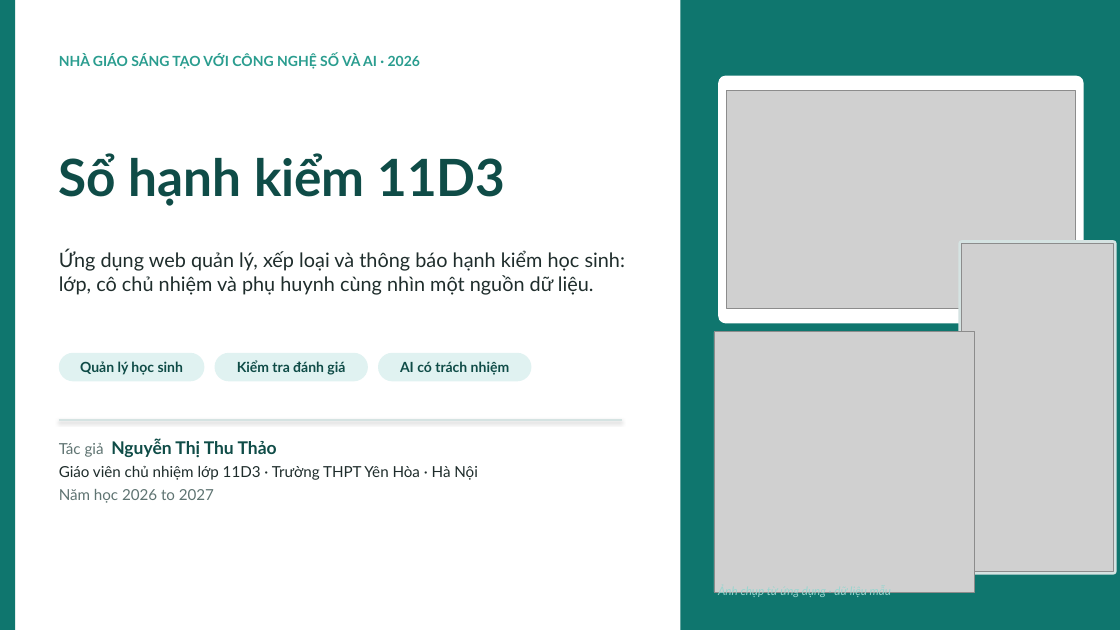
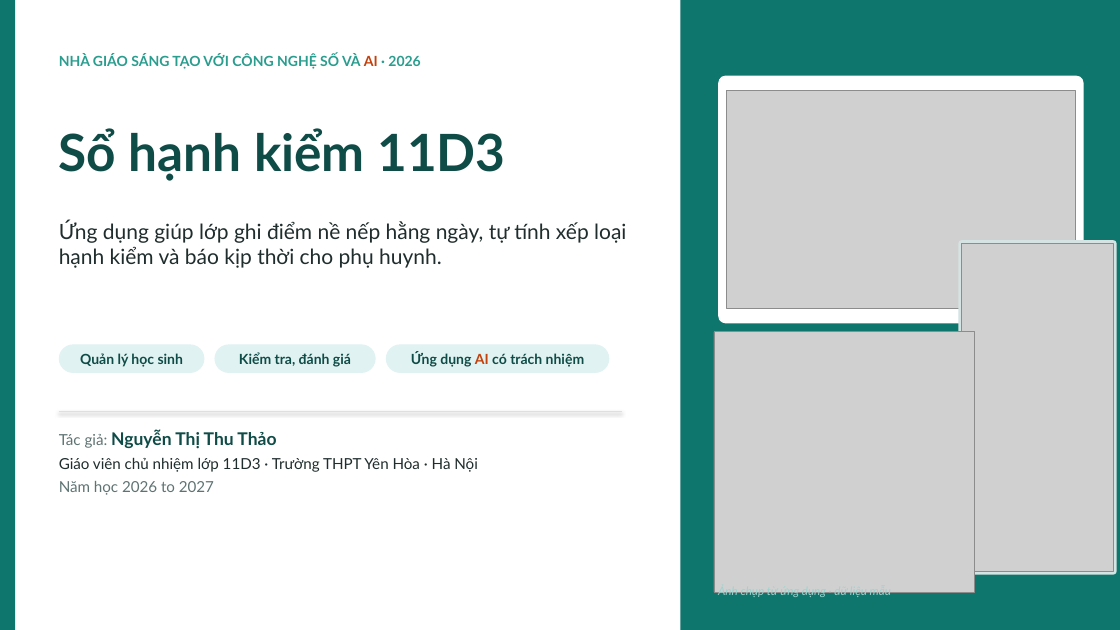
Before and after one commit to THPTYenHoa/Theo-doi-hanh-kiem-11D3-nam-hoc-2026-2027, a slide deck: slide 1 of docs/20261009_BaiDuThi_So_hanh_kiem_11D3.pptx. Drawn at 1120x630 pixels with LibreOffice and Linux fonts; fonts in the diff are those of the drawing; grey boxes stand for pictures. Boxes give left, top, right and bottom in pixels: in the first picture for what was removed or moved away, otherwise in the second. Text is boxed around its words. In the diff, an @@ line names an element or a change of style, - is before the commit and + after.

```diff
--- a/docs/20261009_BaiDuThi_So_hanh_kiem_11D3.pptx
+++ b/docs/20261009_BaiDuThi_So_hanh_kiem_11D3.pptx
@@ text "NHÀ GIÁO SÁNG TẠO VỚI ..." at (x1=59, y1=53, x2=420, y2=69): text colour #2A9D8F to #C2410C in "AI" @@
@@ text "Sổ hạnh kiểm 11D3" moved from (x1=59, y1=153, x2=505, y2=206) to (x1=59, y1=128, x2=505, y2=181) @@
@@ text at (x1=59, y1=221, x2=626, y2=268): text changed; size 17 to 18 pt @@
-Ứng dụng web quản lý, xếp loại và thông báo hạnh kiểm học sinh: lớp, cô chủ nhiệm và phụ huynh cùng nhìn một nguồn dữ liệu.
+Ứng dụng giúp lớp ghi điểm nề nếp hằng ngày, tự tính xếp loại hạnh kiểm và báo kịp thời cho phụ huynh.
@@ rounded rectangle resized from (x1=214, y1=353, x2=368, y2=381) to (x1=214, y1=344, x2=376, y2=373) @@
@@ text at (x1=239, y1=352, x2=351, y2=367): text changed @@
-Kiểm tra đánh giá
+Kiểm tra, đánh giá
@@ rounded rectangle resized from (x1=378, y1=353, x2=532, y2=381) to (x1=386, y1=344, x2=609, y2=373) @@
@@ text at (x1=411, y1=351, x2=584, y2=367): text changed @@
-AI có trách nhiệm
+Ứng dụng AI có trách nhiệm
@@ 1 text, 1 rounded rectangle, 1 line moved together from (x1=59, y1=353, x2=622, y2=420) to (x1=59, y1=344, x2=622, y2=412) @@
@@ text at (x1=59, y1=431, x2=276, y2=449): text changed @@
-Tác giả Nguyễn Thị Thu Thảo
+Tác giả: Nguyễn Thị Thu Thảo
@@ text "Tác giả: Nguyễn Thị Thu ..." moved from (x1=59, y1=439, x2=478, y2=503) to (x1=59, y1=431, x2=478, y2=495) @@
```
Also in this commit, not shown: 18 other slides changed, 1 slide added, 1 slide removed.
